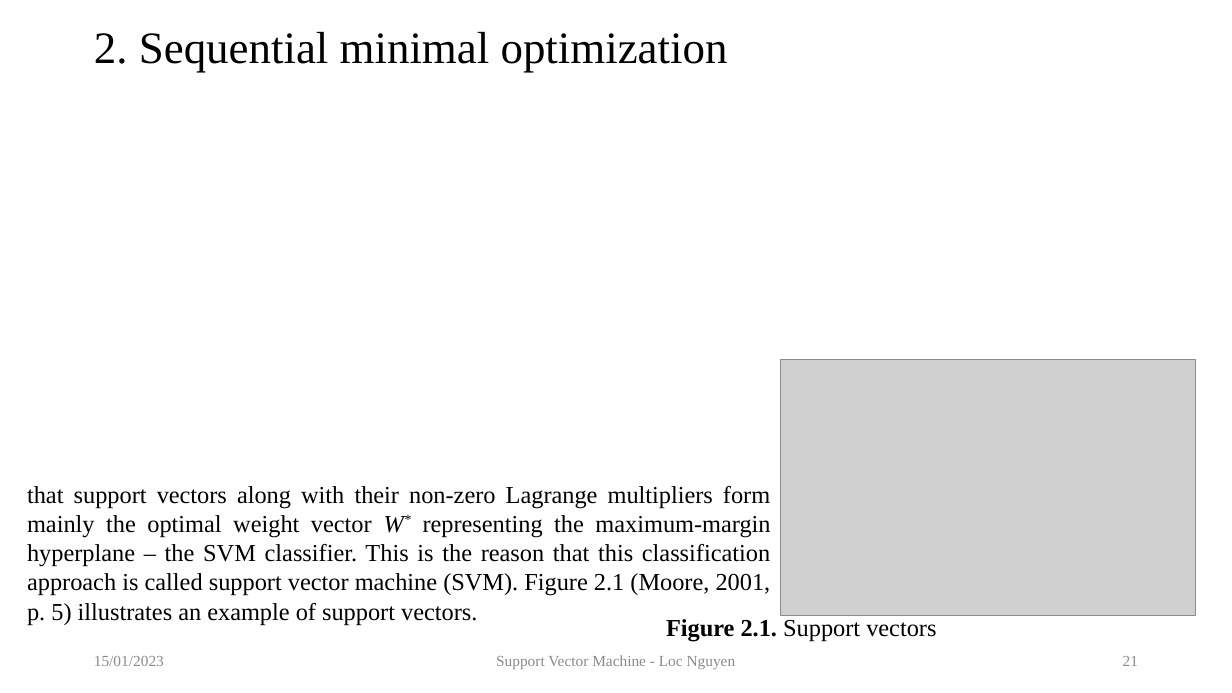
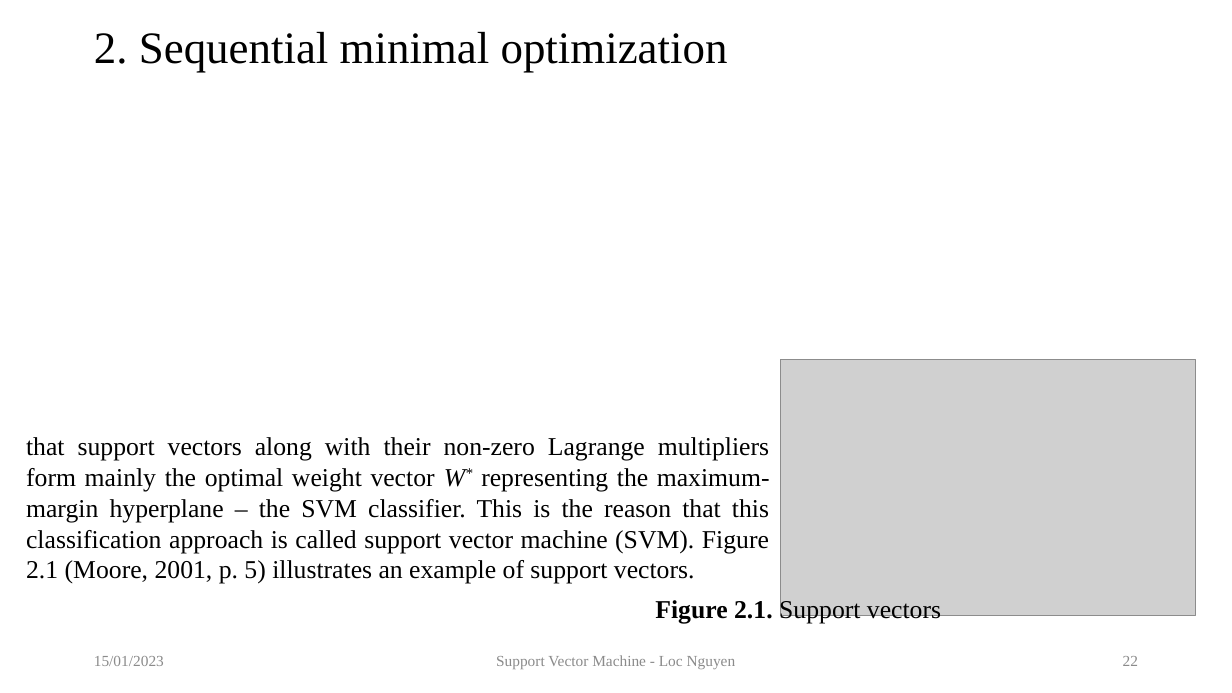
Before and after one commit to sciencepg/global-optimization, a slide deck: slide 22 of 09.TutorialOnSVM/artifact/TutorialOnSVM.pptx (slide 21 before the commit). Drawn at 1232x693 pixels with LibreOffice and Linux fonts; fonts in the diff are those of the drawing; grey boxes stand for pictures. Boxes give left, top, right and bottom in pixels: in the first picture for what was removed or moved away, otherwise in the second. Text is boxed around its words. In the diff, an @@ line names an element or a change of style, - is before the commit and + after.

```diff
--- a/09.TutorialOnSVM/artifact/TutorialOnSVM.pptx
+++ b/09.TutorialOnSVM/artifact/TutorialOnSVM.pptx
@@ text "that support vectors along with ..." at (26,437,770,584): size 19 to 20 pt @@
@@ text "that support vectors along with ...": place and size @@
-text "that support vectors along with ..." at (27,486,771,625)
+text "that support vectors along with ..." at (26,437,770,584)
@@ text "Figure 2.1. Support vectors": place and size @@
-text "Figure 2.1. Support vectors" at (666,619,936,642)
+text "Figure 2.1. Support vectors" at (655,598,941,624)
@@ text "Figure 2.1. Support vectors" at (655,598,941,624): size 19 to 20 pt @@
@@ page number at (1123,656,1138,666): text changed @@
-21
+22
```
Also in this commit, not shown: 3 other slides changed, 1 slide added, 1 other file.
